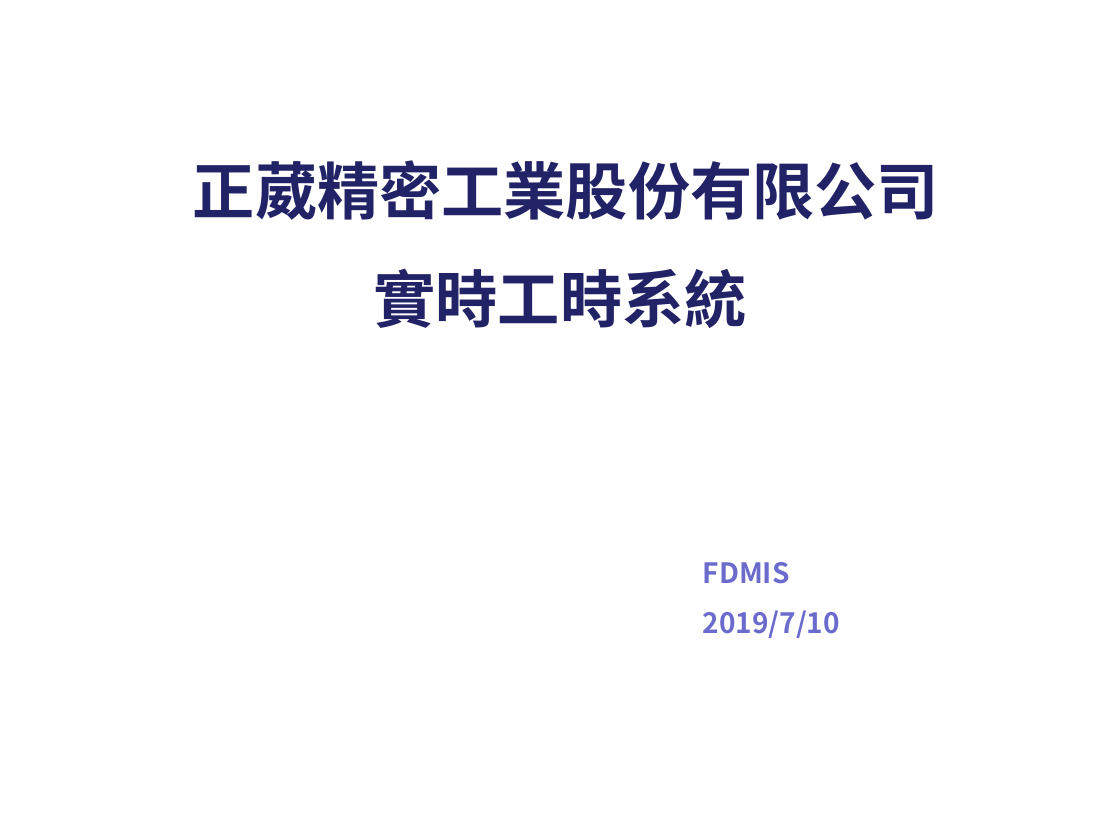
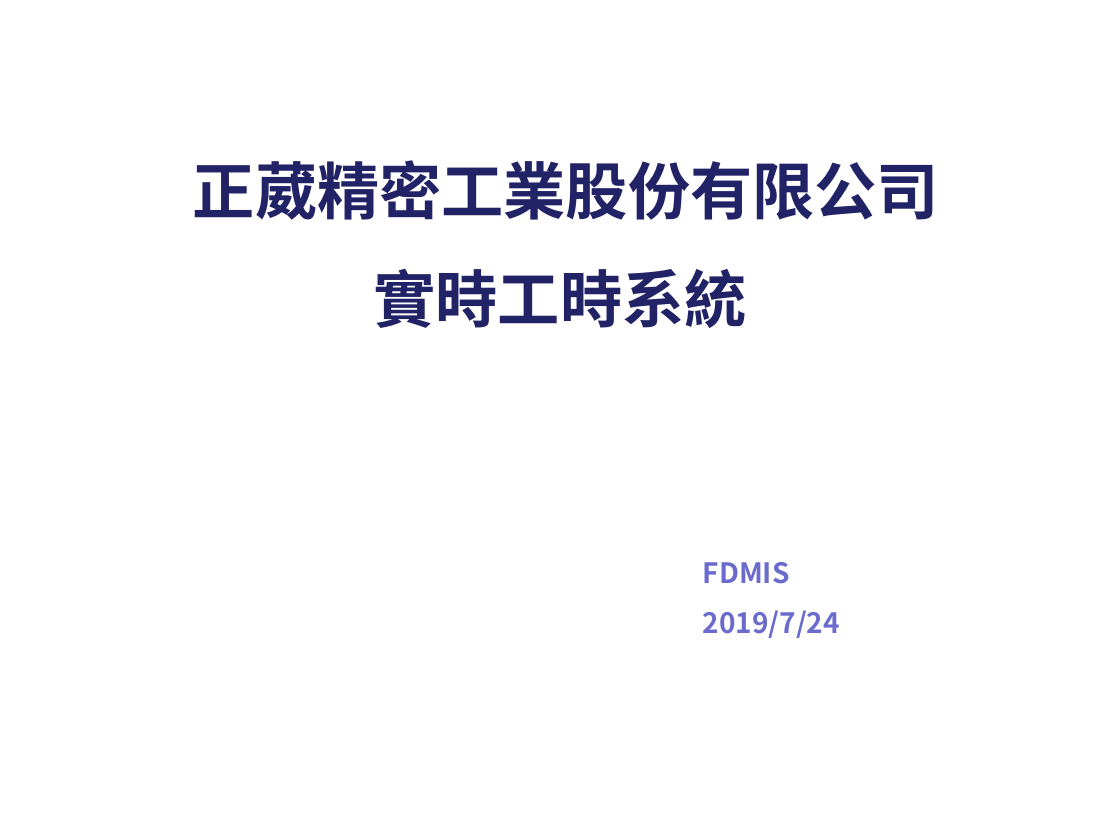
Before and after one commit to asd3354389/RealTime, a slide deck: slide 1 of WebContent/resources/ppt/實時工時系統USERGUIDE.pptx. Drawn at 1120x840 pixels with LibreOffice and Linux fonts; fonts in the diff are those of the drawing; background and template pictures are left out. Boxes give left, top, right and bottom in pixels: in the first picture for what was removed or moved away, otherwise in the second. Text is boxed around its words. In the diff, an @@ line names an element or a change of style, - is before the commit and + after.

```diff
--- a/WebContent/resources/ppt/實時工時系統USERGUIDE.pptx
+++ b/WebContent/resources/ppt/實時工時系統USERGUIDE.pptx
@@ text at [703, 610, 840, 638]: text changed @@
-2019/7/10
+2019/7/24
```
Also in this commit, not shown: 6 slides added, 1 other file.
